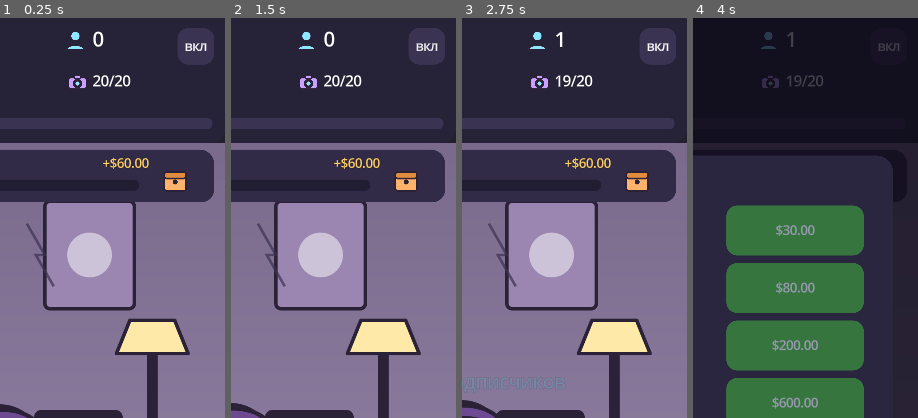
Above: before the commit, frames 1-4 (left to right).
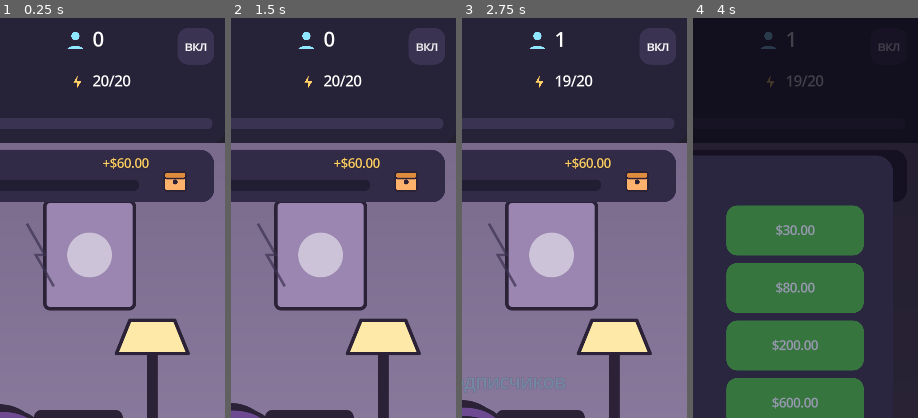
Above: after the commit, the same moments.

Repository: mcvadi777-code/clipstar
Game: Godot game, scene res://scenes/main.tscn
Two runs of this game, one before a commit and one after it. Both use one fixed random seed, a clock stepped at 60 frames per second and the inputs below.
Inputs:
- Up to frame 1 (0.25 s): no input
- Up to frame 2 (1.5 s): click "вкл" at 0.5 s; click "выкл" at 1.25 s
- Up to frame 3 (2.75 s): click "Снять ролик" at 2 s
- Up to frame 4 (4 s): click "Студия" at 2.75 s; click "Апгрейды" at 3.5 s
The pictures show only the part of the screen within x 50-100%, y 0-50%; the shares and areas given below are measured in that part.

The runs differ from the first frame. In frame 1, 0.1% of the frame differs, in the area x 30-39%, y 14-18%; in frame 2, 0.1%; in frame 3, 0.1%; in frame 4, 0.1%.

Commit message:
2d: scripts/ui/main.gd

Diff:
--- a/scripts/ui/main.gd
+++ b/scripts/ui/main.gd
@@ -91,7 +91,7 @@
 	lbl_followers.position = Vector2(762.0, 20.0)
 	bar.add_child(lbl_followers)
 
-	var en: TextureRect = _icon("icon_camera.svg", 52.0)
+	var en: TextureRect = _icon("icon_bolt.svg", 52.0)
 	en.position = Vector2(700.0, 128.0)
 	bar.add_child(en)
 
